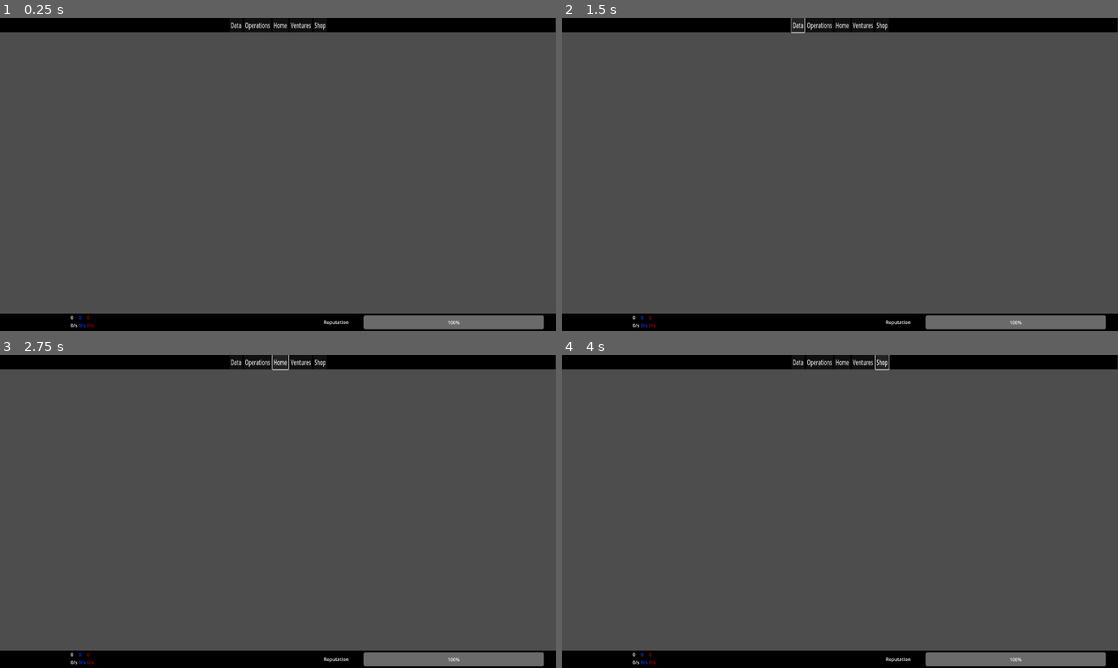
Above: before the commit, frames 1-4 (two rows, left to right).
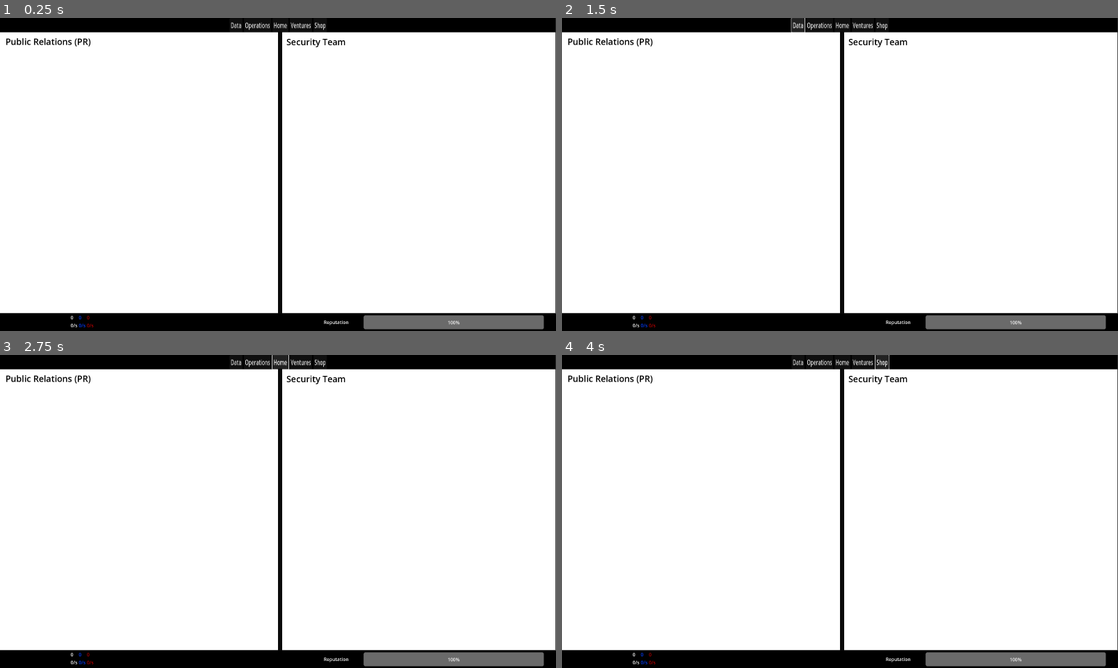
Above: after the commit, the same moments.

Repository: worrall1/PrivacyGame
Game: Godot game, scene res://Operations.tscn
Same seed, same stepped clock (60 frames per second), same inputs: the game is played once before the commit and once after it. The project has no main scene, so this scene is started directly.
Inputs:
- Up to frame 1 (0.25 s): no input
- Up to frame 2 (1.5 s): click "Operations" at 0.5 s; click "Data" at 1.25 s
- Up to frame 3 (2.75 s): click "Home" at 2 s
- Up to frame 4 (4 s): click "Ventures" at 2.75 s; click "Shop" at 3.5 s

The runs differ from the first frame. In frame 1, 90% of the frame differs, in the area x 0-100%, y 4-95%; in frame 2, 90%; in frame 3, 90%; in frame 4, 90%.

Commit message:
Operations template

Diff:
--- a/Operations.tscn
+++ b/Operations.tscn
@@ -1,7 +1,8 @@
-[gd_scene load_steps=3 format=3 uid="uid://dvnymhrgfegu2"]
+[gd_scene load_steps=4 format=3 uid="uid://dvnymhrgfegu2"]
 
 [ext_resource type="PackedScene" uid="uid://dvxejfu76p7vu" path="res://TopBar.tscn" id="1_48h57"]
 [ext_resource type="PackedScene" uid="uid://sn6bydjgf6o5" path="res://BottomBar.tscn" id="2_vxwuo"]
+[ext_resource type="Texture2D" uid="uid://clbtsbxl8f25n" path="res://Textures/White.png" id="3_w863g"]
 
 [node name="Operations" type="Node2D"]
 
@@ -11,3 +12,34 @@
 script = null
 
 [node name="NinePatchRect" parent="CanvasLayer" instance=ExtResource("2_vxwuo")]
+
+[node name="Background" type="NinePatchRect" parent="CanvasLayer"]
+offset_top = 49.0
+offset_right = 1918.0
+offset_bottom = 1018.0
+texture = ExtResource("3_w863g")
+
+[node name="Line" type="ColorRect" parent="CanvasLayer"]
+offset_left = 959.0
+offset_top = 47.0
+offset_right = 975.0
+offset_bottom = 1020.0
+color = Color(0.0392157, 0.0392157, 0.0392157, 1)
+
+[node name="PR2" type="Label" parent="CanvasLayer"]
+offset_left = 989.0
+offset_top = 61.0
+offset_right = 1282.0
+offset_bottom = 119.0
+theme_override_colors/font_color = Color(0, 0, 0, 1)
+theme_override_font_sizes/font_size = 30
+text = "Security Team"
+
+[node name="PR" type="Label" parent="CanvasLayer"]
+offset_left = 19.0
+offset_top = 60.0
+offset_right = 312.0
+offset_bottom = 118.0
+theme_override_colors/font_color = Color(0, 0, 0, 1)
+theme_override_font_sizes/font_size = 30
+text = "Public Relations (PR)"
Binary file added: Textures/White.png
Not shown, added: Textures/White.png.import
